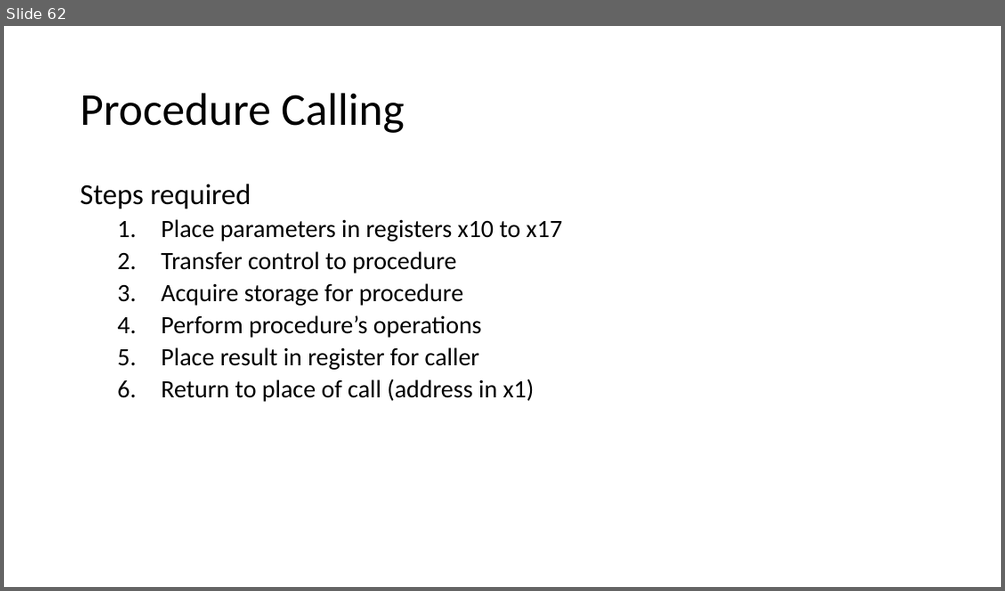
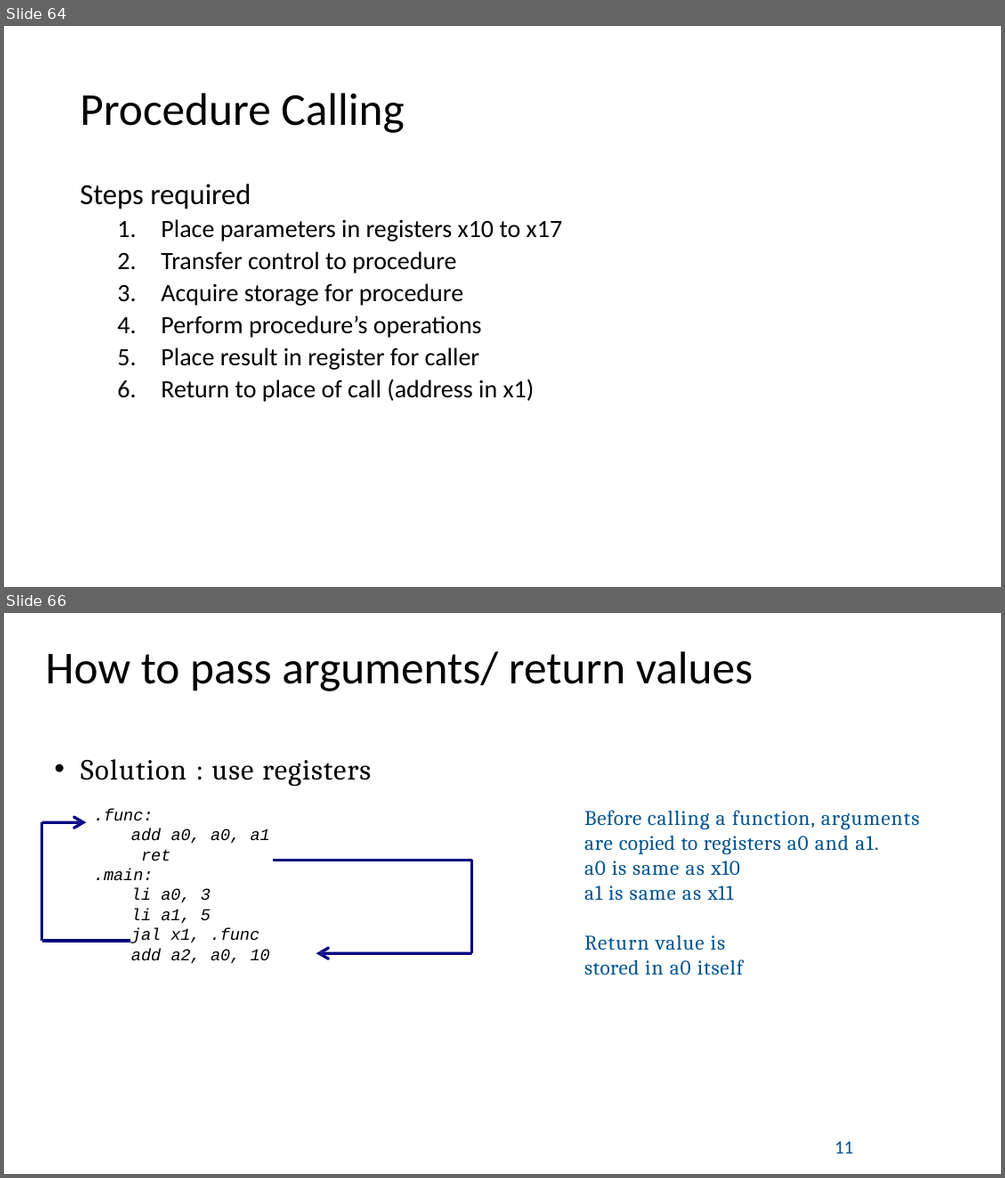
Before and after one commit to PG-DESD/CDAC_Sharing_Data, a slide deck: Microprocessor/TheoryLectures/RISC-V_Theory.pptx. Shown one above the other, each under a label of ours: slide 62 before the commit, slides 64 and 66 after it; the slides between them are not shown. The pictures are 1005x591 and 1005x1178 pixels, drawn with LibreOffice and Linux fonts; fonts in the diff are those of the drawing. Boxes give left, top, right and bottom in pixels: in the first picture for what was removed or moved away, otherwise in the second. Text is boxed around its words. In the diff, an @@ line names an element or a change of style, - is before the commit and + after.

```diff
--- a/Microprocessor/TheoryLectures/RISC-V_Theory.pptx
+++ b/Microprocessor/TheoryLectures/RISC-V_Theory.pptx
@@ slide 66 added at box(4, 613, 1001, 1174), background #FFFFFF @@
@@ title added at box(46, 651, 752, 691), 44 pt, text #000000 @@
+How to pass arguments/ return values
@@ text added at box(81, 759, 371, 964), 16 pt, text #000000, italic @@
+• Solution : use registers
+.func:
+add a0, a0, a1 ret
+.main:
+li a0, 3
+li a1, 5
+jal x1, .func add a2, a0, 10
@@ freeform shape added at box(42, 822, 131, 941), outline #000080 2.88 pt @@
@@ freeform shape added at box(42, 816, 86, 829), fill #000080 @@
@@ text added at box(584, 810, 920, 975), 20 pt, text #005392 @@
+Before calling a function, arguments
+are copied to registers a0 and a1.
+a0 is same as x10 a1 is same as x11
+Return value is stored in a0 itself
@@ freeform shape added at box(273, 860, 472, 953), outline #000080 2.88 pt @@
@@ freeform shape added at box(316, 947, 471, 960), fill #000080 @@
@@ text added at box(834, 1141, 853, 1153), 18 pt, text #005392 @@
+11
@@ what was slide 62 is now slide 64 @@
```
Also in this commit, not shown: 18 slides changed, 16 other slides added, 1 slide removed.
